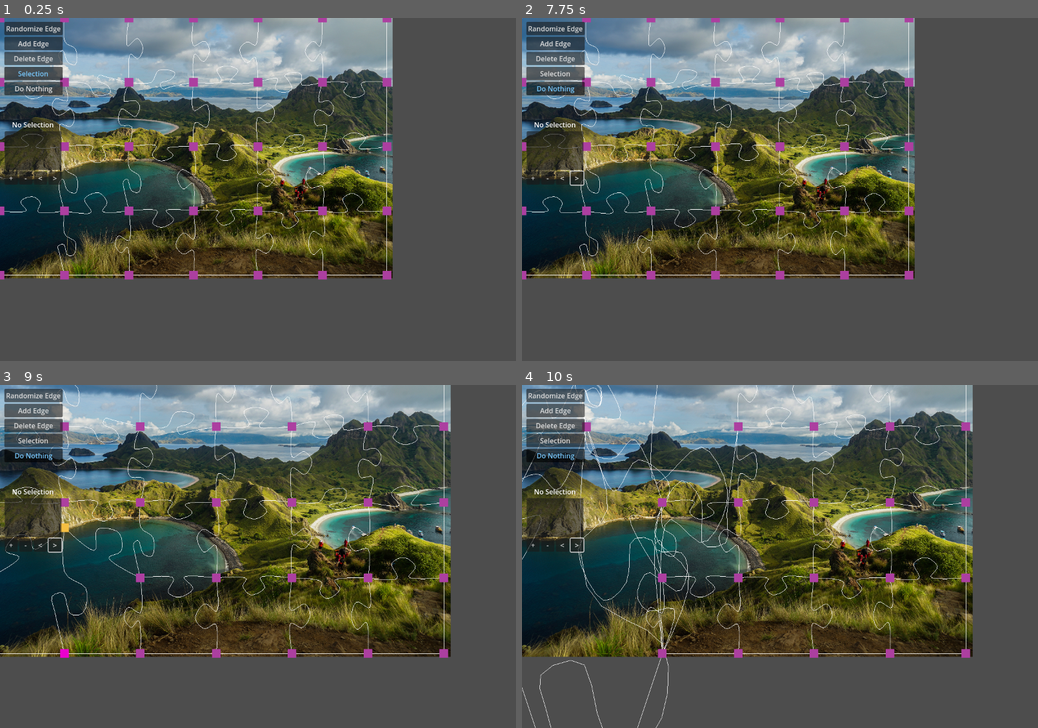
Above: before the commit, frames 1-4 (two rows, left to right).
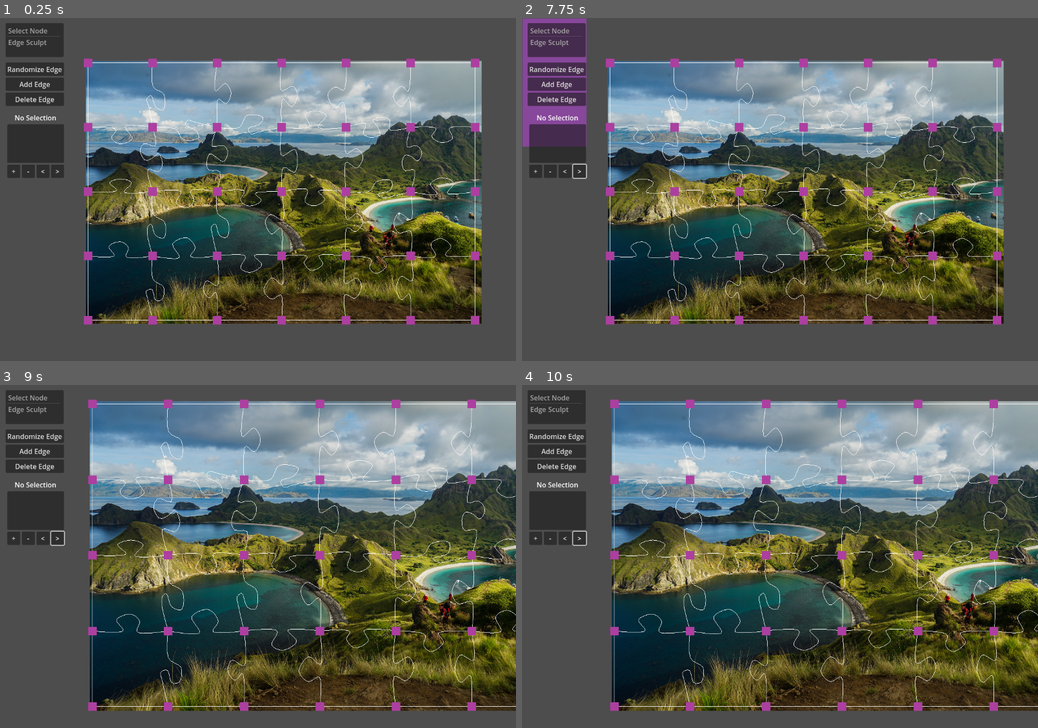
Above: after the commit, the same moments.

Repository: kreibaum/puzzle-shark
Game: Godot game, scene res://editor.tscn
The game is run twice, just before and just after one commit, with the same random seed, the same clock (stepped at 60 frames per second) and the same inputs.
Inputs (mouse positions are in pixels of both pictures, inside the frame that each line leads up to):
- Up to frame 1 (0.25 s): no input
- Up to frame 2 (7.75 s): click (552, 72) at 0.5 s, where only the run before the commit has a clickable "Selection"; click (552, 90) at 1.25 s, where only the run before the commit has a clickable "Do Nothing"; click "Randomize Edge" at 2 s; click "Add Edge" at 2.75 s; click "+" at 3.5 s; click "-" at 4.25 s; click "<" at 5 s; click ">" at 5.75 s; tap Enter at 6.5 s; drag from (583, 83) to (522, 18) at 6.52 s; drag from (583, 148) to (522, 18) at 7.27 s
- Up to frame 3 (9 s): move the mouse to (61, 577) at 8.02 s; hold Mouse wheel up (ZoomOut) 8.03-8.75 s; click (61, 577) at 8.17 s; drag from (67, 652) to (67, 501) at 8.77 s
- Up to frame 4 (10 s): tap Space at 9.5 s; drag from (661, 426) to (661, 652) at 9.52 s

The runs differ from the first frame. In frame 1, 73% of the frame differs, in the area x 0-94%, y 0-90%; in frame 2, 73%; in frame 3, 84%; in frame 4, 84%, in the area x 0-100%, y 0-100%.

Commit message:
Reorder UI + Aspirational Menu

Diff:
--- a/PuzzleCanvas/PuzzleCanvas.gd
+++ b/PuzzleCanvas/PuzzleCanvas.gd
@@ -31,7 +31,7 @@
 		for y in range(0, h):
 			var handle = handle_scene.instantiate()
 			points[Vector2i(x, y)] = handle
-			handle.position = Vector2(150 * x, 150 * y)
+			handle.position = Vector2(150 * x + 205, 150 * y + 105)
 			handle.z_index = 2
 			handle.camera = camera
 
--- a/PuzzleCanvas/puzzle_canvas.tscn
+++ b/PuzzleCanvas/puzzle_canvas.tscn
@@ -1,4 +1,4 @@
-[gd_scene load_steps=6 format=3]
+[gd_scene load_steps=6 format=3 uid="uid://cqq8meapgi251"]
 
 [ext_resource type="Script" path="res://PuzzleCanvas/PuzzleCanvas.gd" id="1_y76fk"]
 [ext_resource type="Script" path="res://UI/SelectionBox.gd" id="2_yor7s"]
--- a/editor.tscn
+++ b/editor.tscn
@@ -1,19 +1,12 @@
-[gd_scene load_steps=10 format=3 uid="uid://61gu0hssk52h"]
+[gd_scene load_steps=8 format=3 uid="uid://61gu0hssk52h"]
 
 [ext_resource type="Script" path="res://UI/PanCamera.gd" id="1_bwty5"]
-[ext_resource type="PackedScene" path="res://PuzzleCanvas/puzzle_canvas.tscn" id="2_hetub"]
+[ext_resource type="PackedScene" uid="uid://cqq8meapgi251" path="res://PuzzleCanvas/puzzle_canvas.tscn" id="2_hetub"]
 [ext_resource type="Texture2D" uid="uid://dxt53gumvtia8" path="res://Assets/Pulau_Padar.jpg" id="3_f3am2"]
 [ext_resource type="Script" path="res://UI/RandomizeEdgeButton.gd" id="4_ruoih"]
 [ext_resource type="Script" path="res://UI/AddEdgeButton.gd" id="5_q1ol5"]
 [ext_resource type="Script" path="res://UI/DeleteEdgeButton.gd" id="6_l2tq3"]
 [ext_resource type="Script" path="res://UI/EdgeInspector.gd" id="7_ydjap"]
-
-[sub_resource type="Theme" id="Theme_mnow6"]
-resource_name = "ButtonTheme"
-Button/colors/font_pressed_color = Color(0.470588, 0.788235, 0.996078, 1)
-
-[sub_resource type="ButtonGroup" id="ButtonGroup_07nag"]
-resource_name = "ToolSelected"
 
 [node name="Node2D" type="Node2D"]
 
@@ -26,17 +19,18 @@
 
 [node name="BackgroundImage" type="Sprite2D" parent="."]
 z_index = -1
-position = Vector2(453, 300)
+position = Vector2(200, 100)
 scale = Vector2(0.306625, 0.306625)
 texture = ExtResource("3_f3am2")
+centered = false
 
 [node name="CanvasLayer" type="CanvasLayer" parent="."]
 
 [node name="VBoxContainer" type="VBoxContainer" parent="CanvasLayer"]
-offset_left = 10.0
-offset_top = 9.0
-offset_right = 146.0
-offset_bottom = 110.0
+offset_left = 13.0
+offset_top = 104.0
+offset_right = 149.0
+offset_bottom = 275.0
 
 [node name="RandomizeEdgeButton" type="Button" parent="CanvasLayer/VBoxContainer" node_paths=PackedStringArray("canvas")]
 layout_mode = 2
@@ -56,26 +50,11 @@
 script = ExtResource("6_l2tq3")
 canvas = NodePath("../../../PuzzleCanvas")
 
-[node name="SelectionToolButton" type="Button" parent="CanvasLayer/VBoxContainer"]
-layout_mode = 2
-theme = SubResource("Theme_mnow6")
-toggle_mode = true
-button_pressed = true
-button_group = SubResource("ButtonGroup_07nag")
-text = "Selection"
-
-[node name="NoOpToolButton" type="Button" parent="CanvasLayer/VBoxContainer"]
-layout_mode = 2
-theme = SubResource("Theme_mnow6")
-toggle_mode = true
-button_group = SubResource("ButtonGroup_07nag")
-text = "Do Nothing"
-
 [node name="EdgeInspector" type="VBoxContainer" parent="CanvasLayer" node_paths=PackedStringArray("canvas")]
-offset_left = 11.0
-offset_top = 237.0
-offset_right = 143.0
-offset_bottom = 352.0
+offset_left = 17.0
+offset_top = 221.0
+offset_right = 149.0
+offset_bottom = 376.0
 script = ExtResource("7_ydjap")
 canvas = NodePath("../../PuzzleCanvas")
 
@@ -115,3 +94,16 @@
 custom_minimum_size = Vector2(30, 0)
 layout_mode = 2
 text = ">"
+
+[node name="ItemList" type="ItemList" parent="CanvasLayer"]
+offset_left = 13.0
+offset_top = 12.0
+offset_right = 148.0
+offset_bottom = 91.0
+max_text_lines = 2
+item_count = 4
+max_columns = 2
+item_0/text = "Select"
+item_1/text = "Node"
+item_2/text = "Edge"
+item_3/text = "Sculpt"
